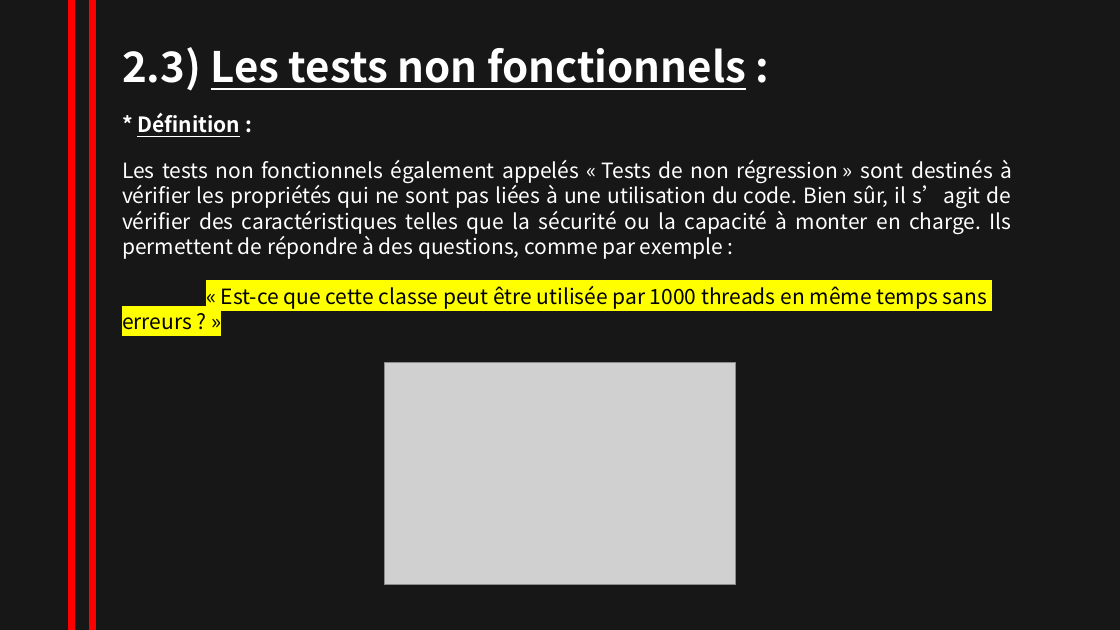
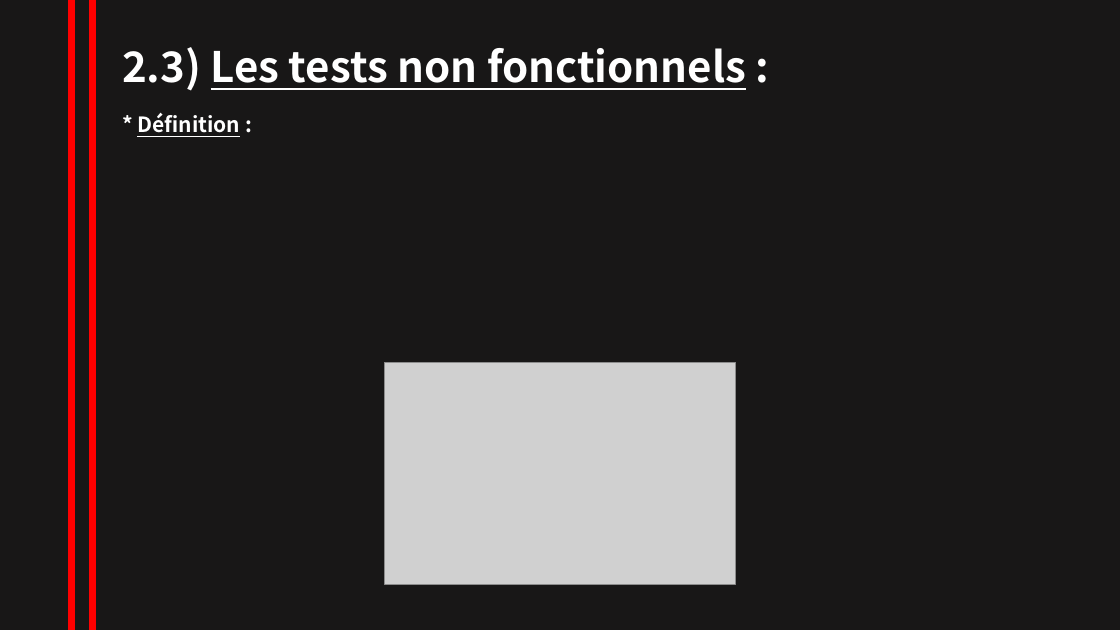
Before and after one commit to NesrineZitouni11/nesrine_zitouni, a slide deck: slide 13 of TRAVAUX/powerpointRevisionISTQB.pptx (slide 12 before the commit). Drawn at 1120x630 pixels with LibreOffice and Linux fonts; fonts in the diff are those of the drawing; grey boxes stand for pictures. Boxes give left, top, right and bottom in pixels: in the first picture for what was removed or moved away, otherwise in the second. Text is boxed around its words. In the diff, an @@ line names an element or a change of style, - is before the commit and + after.

```diff
--- a/TRAVAUX/powerpointRevisionISTQB.pptx
+++ b/TRAVAUX/powerpointRevisionISTQB.pptx
@@ text removed at bbox=[122, 160, 1012, 330] @@
-Les tests non fonctionnels également appelés « Tests de non régression » sont destinés à vérifier les propriétés qui ne sont pas liées à une utilisation du code. Bien sûr, il s’agit de vérifier des caractéristiques telles que la sécurité ou la capacité à monter en charge. Ils permettent de répondre à des questions, comme par exemple :
-« Est-ce que cette classe peut être utilisée par 1000 threads en même temps sans erreurs ? »
```
Also in this commit, not shown: 2 other slides changed, 2 slides added.
